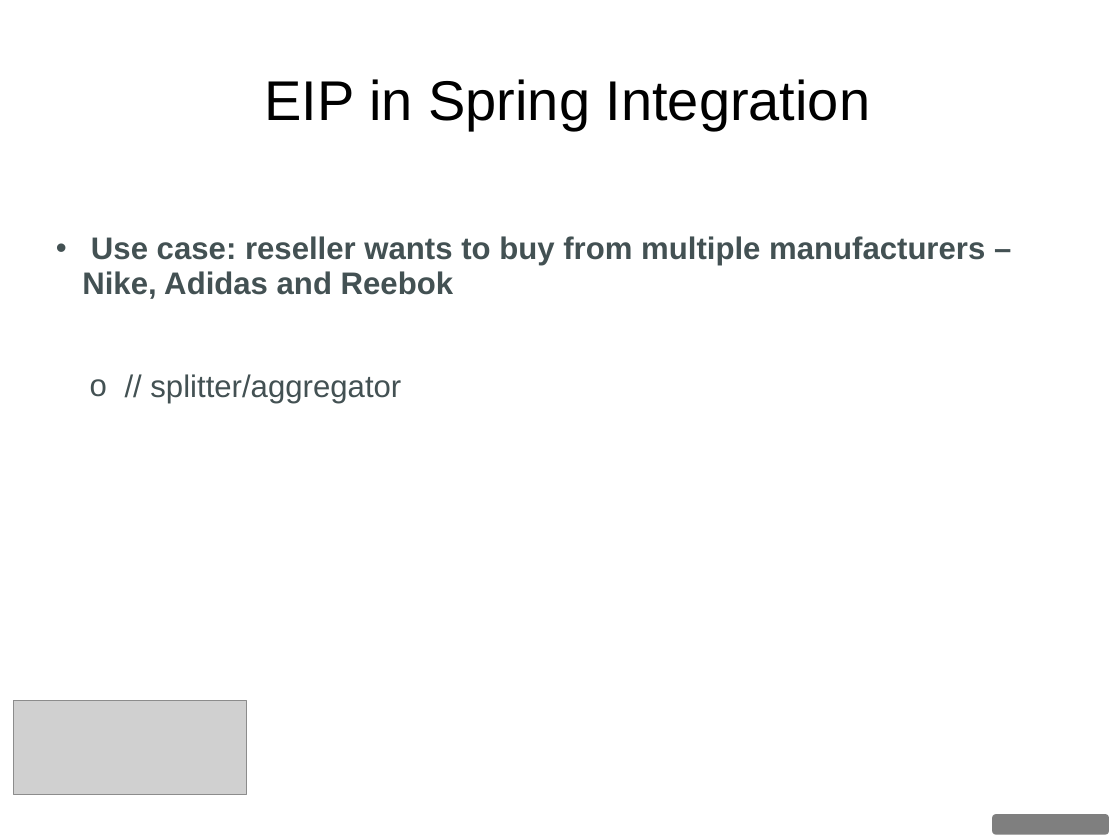
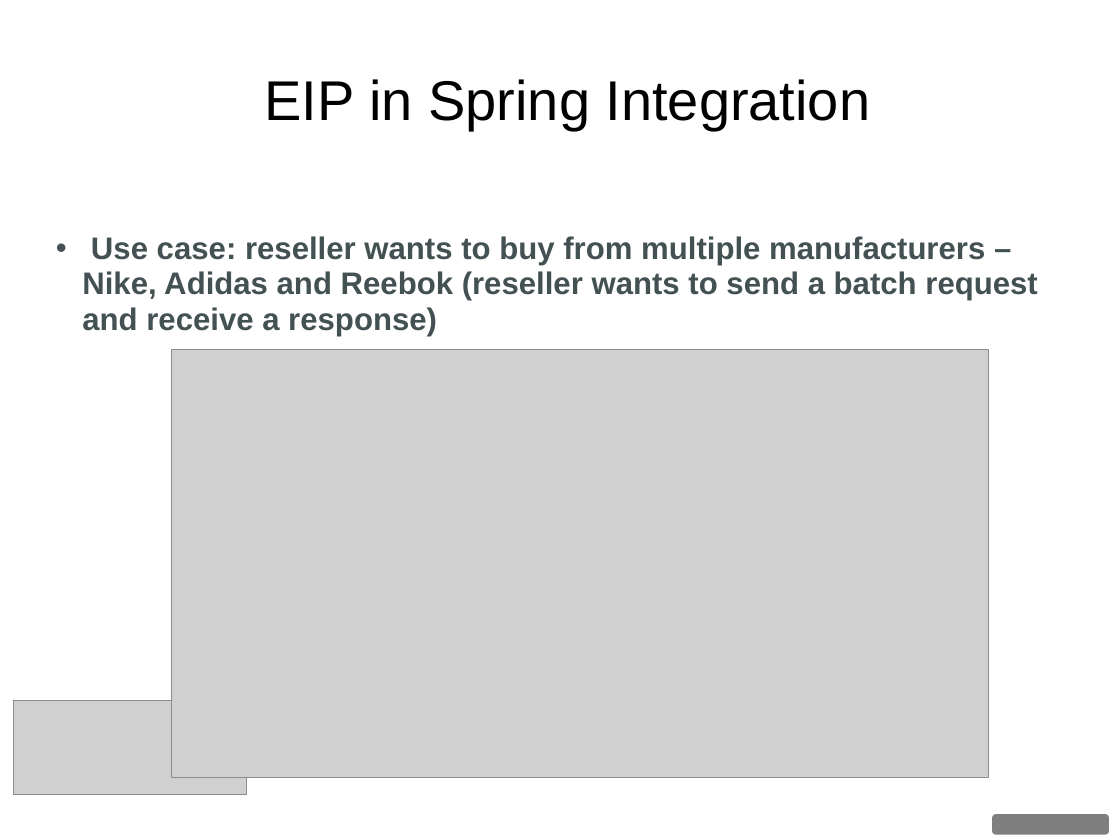
Before and after one commit to dgyordanov/springintegration, a slide deck: slide 52 of Spring_Integration.ppt (slide 51 before the commit). Drawn at 1120x840 pixels with LibreOffice and Linux fonts; fonts in the diff are those of the drawing; grey boxes stand for pictures; background and template pictures are left out. Boxes give left, top, right and bottom in pixels: in the first picture for what was removed or moved away, otherwise in the second. Text is boxed around its words. In the diff, an @@ line names an element or a change of style, - is before the commit and + after.

```diff
--- a/Spring_Integration.ppt
+++ b/Spring_Integration.ppt
@@ text at <box>82,236,1037,336</box>: text changed @@
-• Use case: reseller wants to buy from multiple manufacturers – Nike, Adidas and Reebok
-  o // splitter/aggregator
+• Use case: reseller wants to buy from multiple manufacturers – Nike, Adidas and Reebok (reseller wants to send a batch request and receive a response)
@@ picture added at <box>171,349,988,777</box> @@
```
Also in this commit, not shown: 12 other slides changed, 1 slide added, 6 other files.
